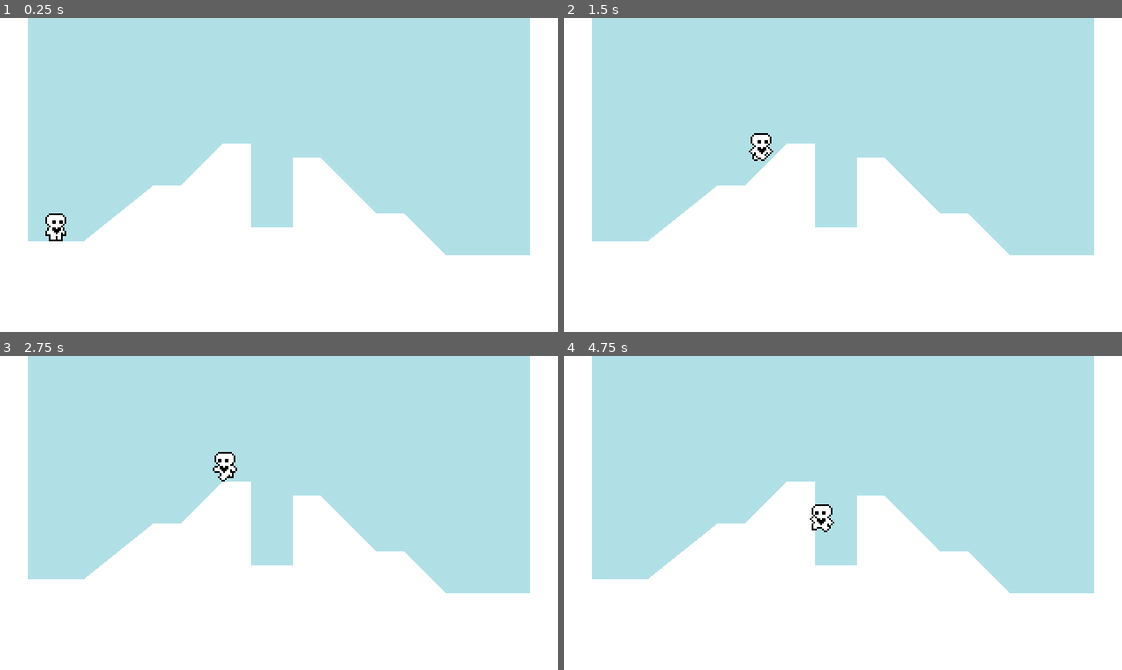
Above: before the commit, frames 1-4 (two rows, left to right).
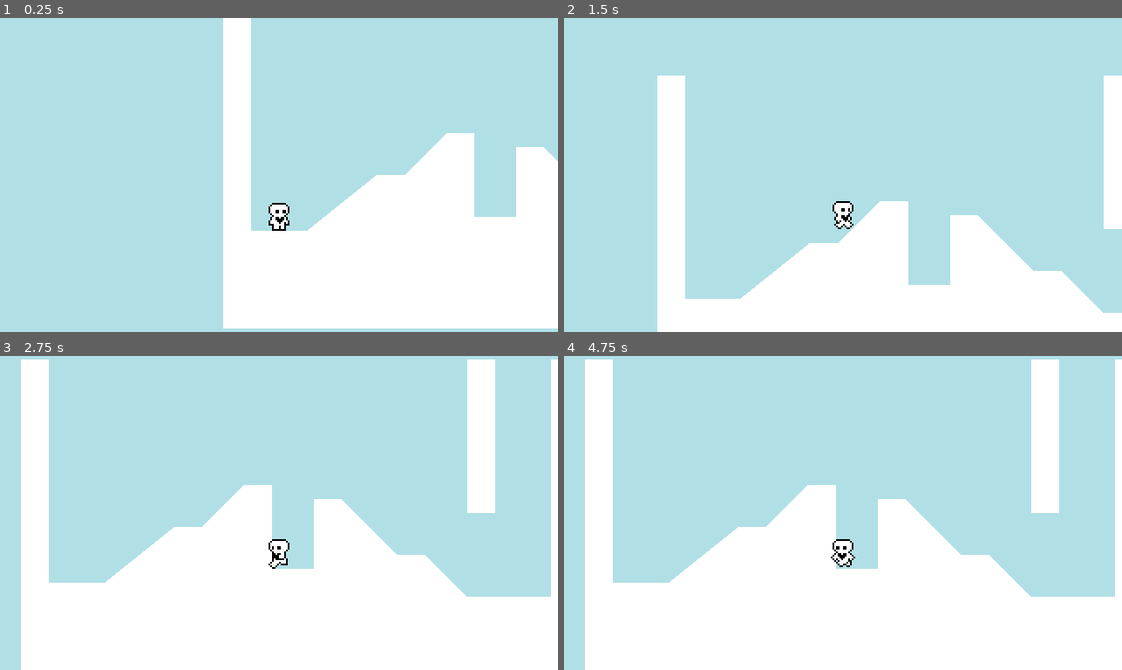
Above: after the commit, the same moments.

Repository: dewy-git/HeartPlatformer
Game: Godot game, scene res://scenes/world.tscn
Two runs of this game, one before a commit and one after it. Both use one fixed random seed, a clock stepped at 60 frames per second and the inputs below.
Inputs:
- Up to frame 1 (0.25 s): no input
- Up to frame 2 (1.5 s): tap Enter (ui_accept) at 0.5, 0.6, 0.77, 1.07, 1.35 s; hold Right (ui_right) from 0.53 s (still down)
- Up to frame 3 (2.75 s): tap Enter (ui_accept) at 1.52, 1.82, 2.1 s; release Right (ui_right) at 2.03 s; hold Left (ui_left) from 2.03 s (still down)
- Up to frame 4 (4.75 s): release Left (ui_left) at 2.78 s; hold Right (ui_right) 2.78-4.28 s; tap Enter (ui_accept) at 2.85, 3.02, 3.32, 3.6, 3.77, 4.07, 4.35, 4.52 s; hold Left (ui_left) from 4.28 s (still down)

The runs differ from the first frame. In frame 1, 33% of the frame differs, in the area x 0-100%, y 0-100%; in frame 2, 27%; in frame 3, 17%; in frame 4, 16%.

Commit message:
progress 4 (wall + double jump)

Diff:
--- a/assets/DefaultMovementData.tres
+++ b/assets/DefaultMovementData.tres
@@ -5,8 +5,9 @@
 [resource]
 script = ExtResource("1_wnq51")
 speed = 100.0
-acceleration = 600.0
+acceleration = 800.0
 friction = 1000.0
 jump_velocity = -250.0
 gravity_scale = 0.8
-air_resistance = 190.0
+air_resistance = 200.0
+air_acceleration = 400.0
--- a/assets/PlayerMovementData.gd
+++ b/assets/PlayerMovementData.gd
@@ -7,3 +7,4 @@
 @export var jump_velocity = -300.0
 @export var gravity_scale = 1.0
 @export var air_resistance = 200.0
+@export var air_acceleration = 400.0
--- a/scenes/player.tscn
+++ b/scenes/player.tscn
@@ -89,7 +89,7 @@
 [node name="AnimatedSprite2D" type="AnimatedSprite2D" parent="."]
 position = Vector2(0, -10)
 sprite_frames = SubResource("SpriteFrames_qor8j")
-animation = &"idle"
+animation = &"run"
 
 [node name="CollisionShape2D" type="CollisionShape2D" parent="."]
 position = Vector2(0, -8)
@@ -98,3 +98,6 @@
 [node name="CoyoteJumpTimer" type="Timer" parent="."]
 wait_time = 0.1
 one_shot = true
+
+[node name="Camera2D" type="Camera2D" parent="."]
+position = Vector2(2.08165e-12, -32)
--- a/scenes/world.tscn
+++ b/scenes/world.tscn
@@ -1,8 +1,11 @@
-[gd_scene load_steps=4 format=3 uid="uid://kvtp5g5xmjtx"]
+[gd_scene load_steps=5 format=3 uid="uid://kvtp5g5xmjtx"]
 
 [ext_resource type="Script" path="res://scripts/world.gd" id="1_ks6bk"]
 [ext_resource type="PackedScene" uid="uid://c66andaynsj5m" path="res://scenes/player.tscn" id="2_wsndy"]
 [ext_resource type="Resource" uid="uid://c3gd0e07m0o73" path="res://assets/DefaultMovementData.tres" id="3_lrg4w"]
+
+[sub_resource type="RectangleShape2D" id="RectangleShape2D_eha5c"]
+size = Vector2(16, 84)
 
 [node name="World" type="Node2D"]
 script = ExtResource("1_ks6bk")
@@ -20,3 +23,17 @@
 floor_constant_speed = true
 floor_snap_length = 2.0
 movement_data = ExtResource("3_lrg4w")
+
+[node name="StaticBody2D2" type="StaticBody2D" parent="."]
+position = Vector2(0, 8)
+
+[node name="CollisionShape2D" type="CollisionShape2D" parent="StaticBody2D2"]
+position = Vector2(264, 34)
+shape = SubResource("RectangleShape2D_eha5c")
+
+[node name="ColorRect" type="ColorRect" parent="StaticBody2D2/CollisionShape2D"]
+offset_left = -8.0
+offset_top = -42.0
+offset_right = 8.0
+offset_bottom = 46.0
+metadata/_edit_use_anchors_ = true
--- a/scripts/player.gd
+++ b/scripts/player.gd
@@ -2,7 +2,8 @@
 
 @export var movement_data : PlayerMovementData
 
-
+var air_jump = false
+var just_wall_jumped = false
 var gravity = ProjectSettings.get_setting("physics/2d/default_gravity")
 
 @onready var animated_sprite_2d = $AnimatedSprite2D
@@ -10,9 +11,11 @@
 
 func _physics_process(delta):
 	apply_gravity(delta)
+	handle_wall_jump()
 	handle_jump()
 	var input_axis = Input.get_axis("ui_left", "ui_right")
 	handle_acceleration(input_axis, delta)
+	handle_air_acceleration(input_axis, delta)
 	apply_friction(input_axis, delta)
 	apply_air_resistance(input_axis, delta)
 	update_animations(input_axis)
@@ -21,22 +24,43 @@
 	var just_left_ledge = was_on_floor and not is_on_floor() and velocity.y >= 0
 	if just_left_ledge:
 		coyote_jump_timer.start()
+	just_wall_jumped = false
 
 func apply_gravity(delta):
 	if not is_on_floor():
 		velocity.y += gravity * movement_data.gravity_scale * delta
 
+func handle_wall_jump():
+	if not is_on_wall_only(): return
+	var wall_normal = get_wall_normal()
+	if Input.is_action_just_pressed("ui_up"):
+		velocity.x = wall_normal.x * movement_data.speed
+		velocity.y = movement_data.jump_velocity
+		just_wall_jumped = true
+
+
 func handle_jump():
+	if is_on_floor(): air_jump = true
 	if is_on_floor() or coyote_jump_timer.time_left > 0.0:
-		if Input.is_action_just_pressed("ui_accept"):
+		if Input.is_action_just_pressed("ui_up"):
 			velocity.y = movement_data.jump_velocity
 	if not is_on_floor():
-		if Input.is_action_just_released("ui_accept") and velocity.y < movement_data.jump_velocity / 2:
+		if Input.is_action_just_released("ui_up") and velocity.y < movement_data.jump_velocity / 2:
 			velocity.y = movement_data.jump_velocity / 2
 
+		if Input.is_action_just_pressed("ui_up") and air_jump and not just_wall_jumped:
+			velocity.y = movement_data.jump_velocity * 0.8
+			air_jump = false
+
 func handle_acceleration(input_axis, delta):
+	if not is_on_floor(): return
 	if input_axis !=0:
 		velocity.x = move_toward(velocity.x, movement_data.speed * input_axis, movement_data.acceleration * delta)
+
+func handle_air_acceleration(input_axis, delta):
+	if is_on_floor(): return
+	if input_axis != 0:
+		velocity.x = move_toward(velocity.x, movement_data.speed * input_axis, movement_data.air_acceleration * delta)
 
 func apply_friction(input_axis, delta):
 	if input_axis == 0 and is_on_floor():
